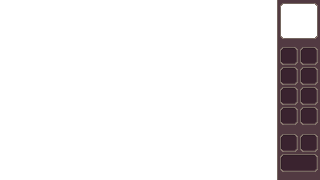
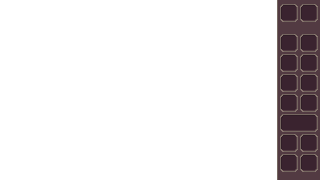
Layers edited between the first and the second 320px x 180px image:
painted on "ui.png" over box(280, 3, 318, 172)
